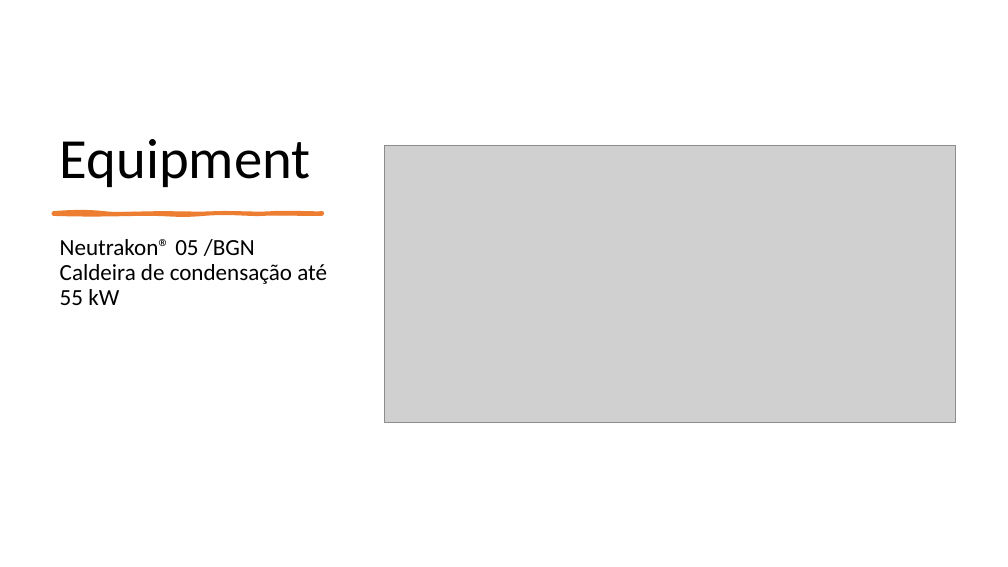
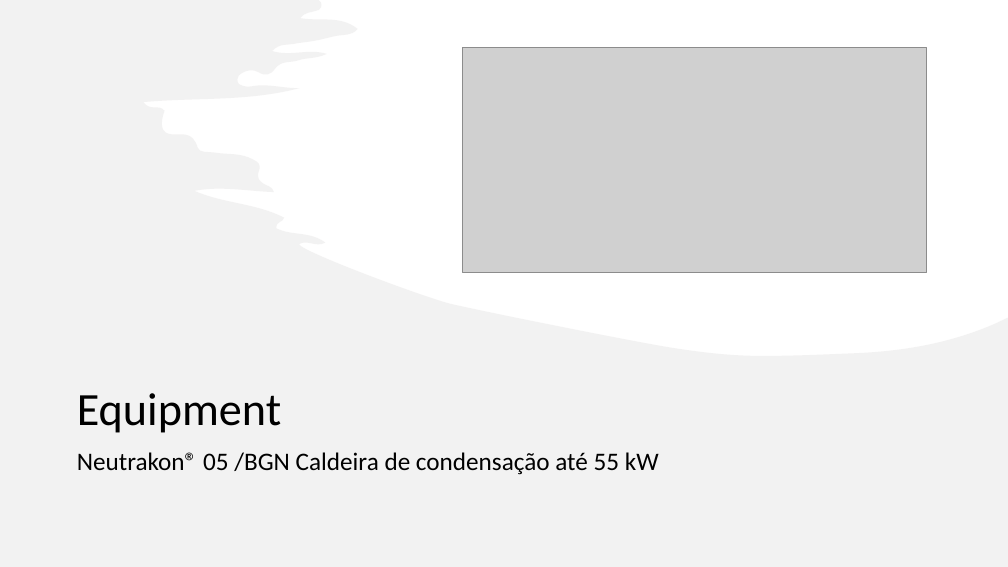
Before and after one commit to MiguelRocha2001/PS-Monitor-IoT-System, a slide deck: slide 2 of Presentation/Presentation.pptx. Drawn at 1008x567 pixels with LibreOffice and Linux fonts; fonts in the diff are those of the drawing; grey boxes stand for pictures. Boxes give left, top, right and bottom in pixels: in the first picture for what was removed or moved away, otherwise in the second. Text is boxed around its words. In the diff, an @@ line names an element or a change of style, - is before the commit and + after.

```diff
--- a/Presentation/Presentation.pptx
+++ b/Presentation/Presentation.pptx
@@ freeform shape added at (0,0,1008,567), fill #E7E6E6 at 50% opacity @@
@@ picture: place and size @@
-picture at (385,145,956,422)
+picture at (463,48,927,273)
@@ freeform shape removed at (53,212,322,214) @@
@@ title "Equipment": place and size @@
-title "Equipment" at (60,139,311,187)
+title "Equipment" at (77,393,281,433)
@@ title "Equipment" at (77,393,281,433): size 54 to 44 pt @@
@@ text "Neutrakon® 05 /BGN Caldeira de ...": place and size @@
-text "Neutrakon® 05 /BGN Caldeira de ..." at (60,239,327,305)
+text "Neutrakon® 05 /BGN Caldeira de ..." at (77,452,659,475)
@@ text "Neutrakon® 05 /BGN Caldeira de ..." at (77,452,659,475): size 22 to 24 pt @@
```
Also in this commit, not shown: 14 other slides changed.
